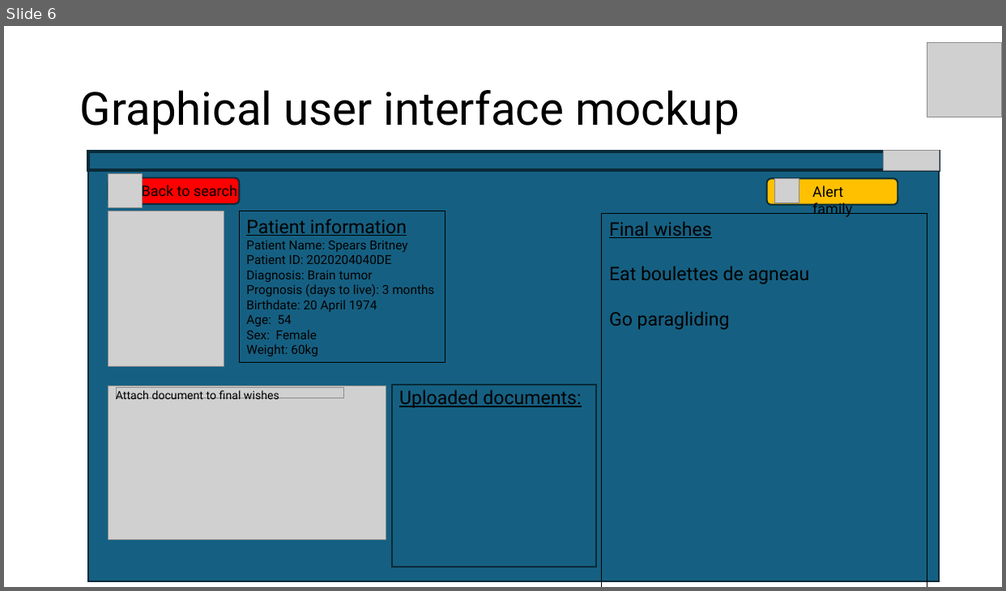
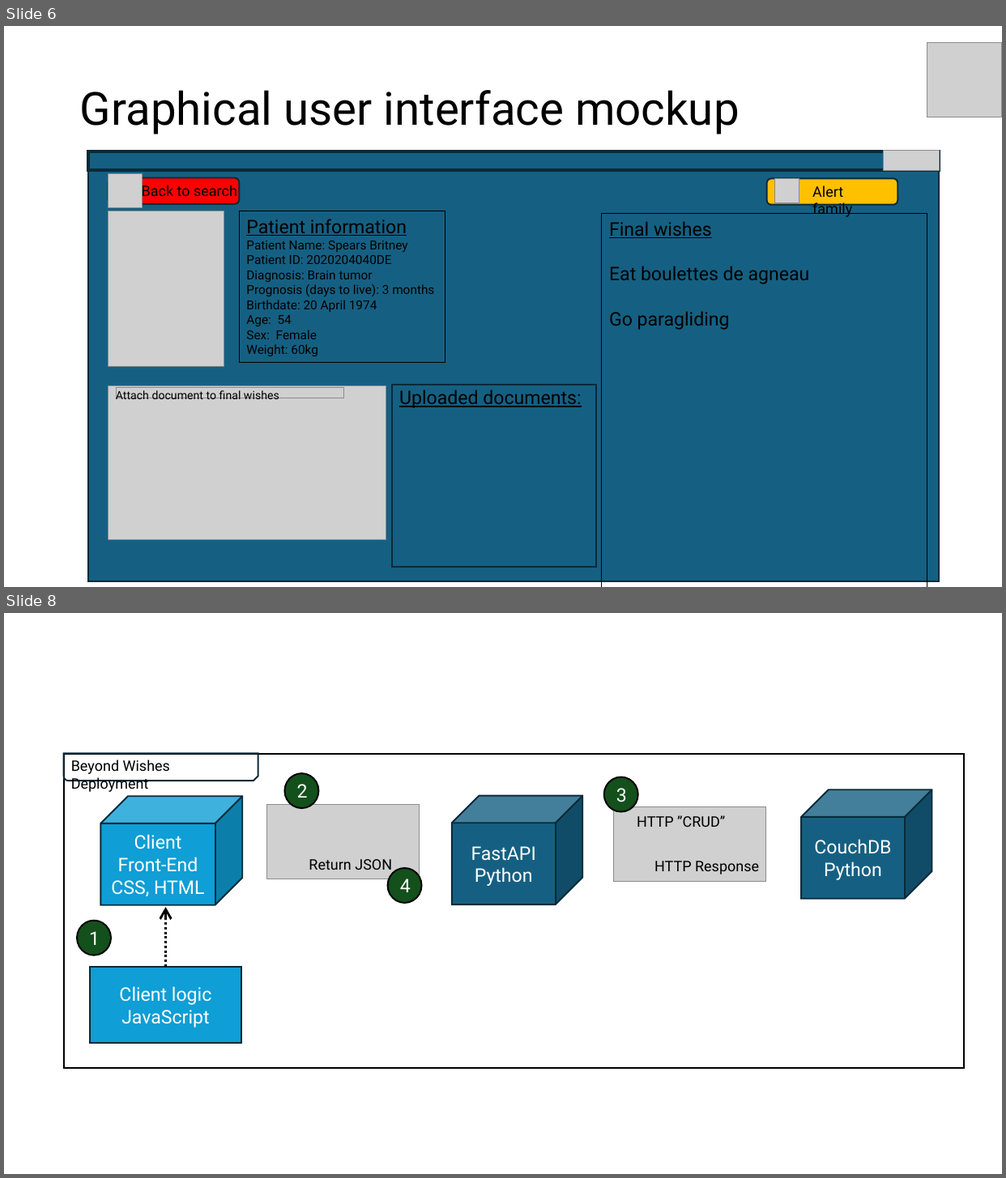
Before and after one commit to Ahzed11/LINFO2381, a slide deck: Health Informatics Beyond Wishes Specification.pptx. Shown one above the other, each under a label of ours: slide 6 before the commit, slides 6 and 8 after it; the slides between them are not shown. The pictures are 1006x591 and 1006x1178 pixels, drawn with LibreOffice and Linux fonts; fonts in the diff are those of the drawing; grey boxes stand for pictures. Boxes give left, top, right and bottom in pixels: in the first picture for what was removed or moved away, otherwise in the second. Text is boxed around its words. In the diff, an @@ line names an element or a change of style, - is before the commit and + after.

Commit message:
Added new powerpoint with updated figures

```diff
--- a/Health Informatics Beyond Wishes Specification.pptx
+++ b/Health Informatics Beyond Wishes Specification.pptx
@@ slide 8 added at [4,613,1002,1174], background #FFFFFF @@
@@ rectangle added at [64,754,965,1068], outline #000000 1.5 pt @@
@@ snip round rect added at [64,754,258,781], outline #092A39 1.5 pt @@
@@ text added at [71,760,170,792], 14 pt, text #000000 @@
+Beyond Wishes Deployment
@@ ellipse added at [285,773,318,808], fill #13501B, outline #000000 1.5 pt, 18 pt, text #FFFFFF @@
+2
@@ ellipse added at [604,777,638,812], fill #13501B, outline #000000 1.5 pt, 18 pt, text #FFFFFF @@
+3
@@ cube added at [100,796,242,905], fill #0F9ED5, outline #092A39 1.5 pt, 18 pt, text #FFFFFF @@
+Client
+Front-End
+CSS, HTML
@@ picture added at [266,805,420,879] @@
@@ cube added at [452,796,582,905], fill #156082, outline #092A39 1.5 pt, 18 pt, text #FFFFFF @@
+FastAPI
+Python
@@ picture added at [613,807,766,882] @@
@@ cube added at [801,790,932,899], fill #156082, outline #092A39 1.5 pt, 18 pt, text #FFFFFF @@
+CouchDB
+Python
@@ text added at [637,815,725,827], 14 pt, text #000000 @@
+HTTP ”CRUD”
@@ text added at [309,859,392,875], 14 pt, text #000000 @@
+Return JSON
@@ ellipse added at [387,868,421,904], fill #13501B, outline #000000 1.5 pt, 18 pt, text #FFFFFF @@
+4
@@ text added at [654,861,759,875], 14 pt, text #000000 @@
+HTTP Response
@@ ellipse added at [77,921,110,956], fill #13501B, outline #000000 1.5 pt, 18 pt, text #FFFFFF @@
+1
@@ arrow added from (166, 967) to (166, 907), #000000 2.25 pt dashed @@
@@ rectangle added at [90,967,241,1043], fill #0F9ED5, outline #092A39 1.5 pt, 18 pt, text #FFFFFF @@
+Client logic
+JavaScript
```
Also in this commit, not shown: 1 slide changed, 1 other slide added, 1 slide removed.
